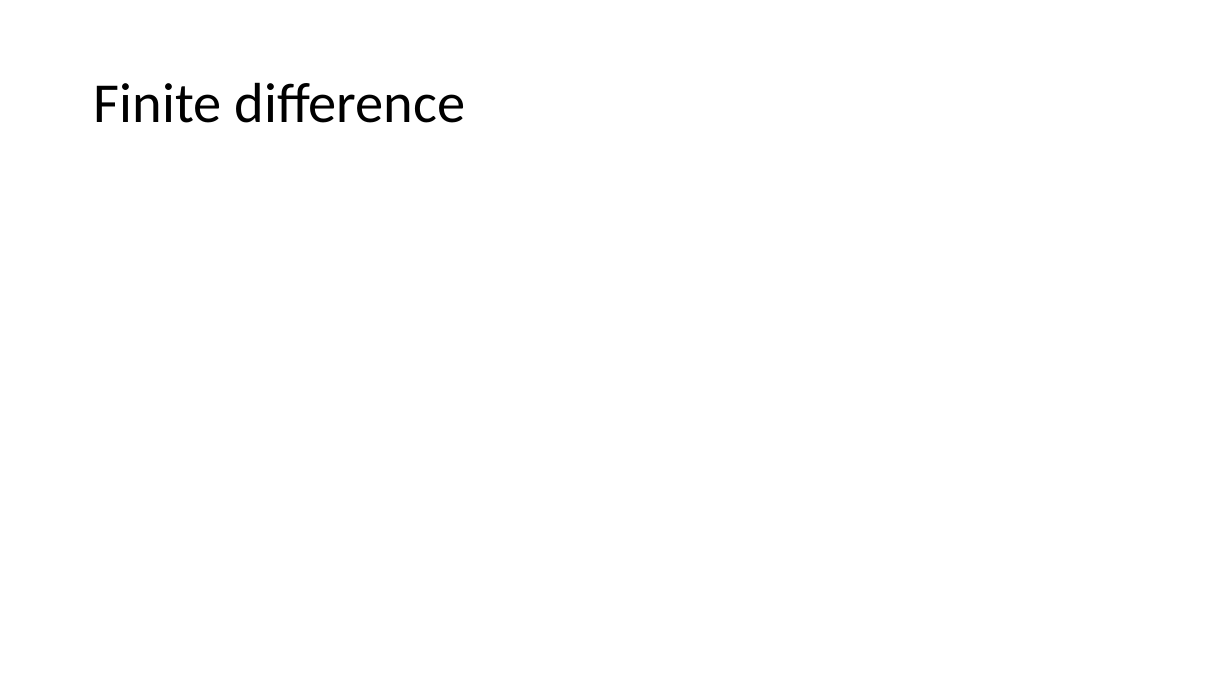
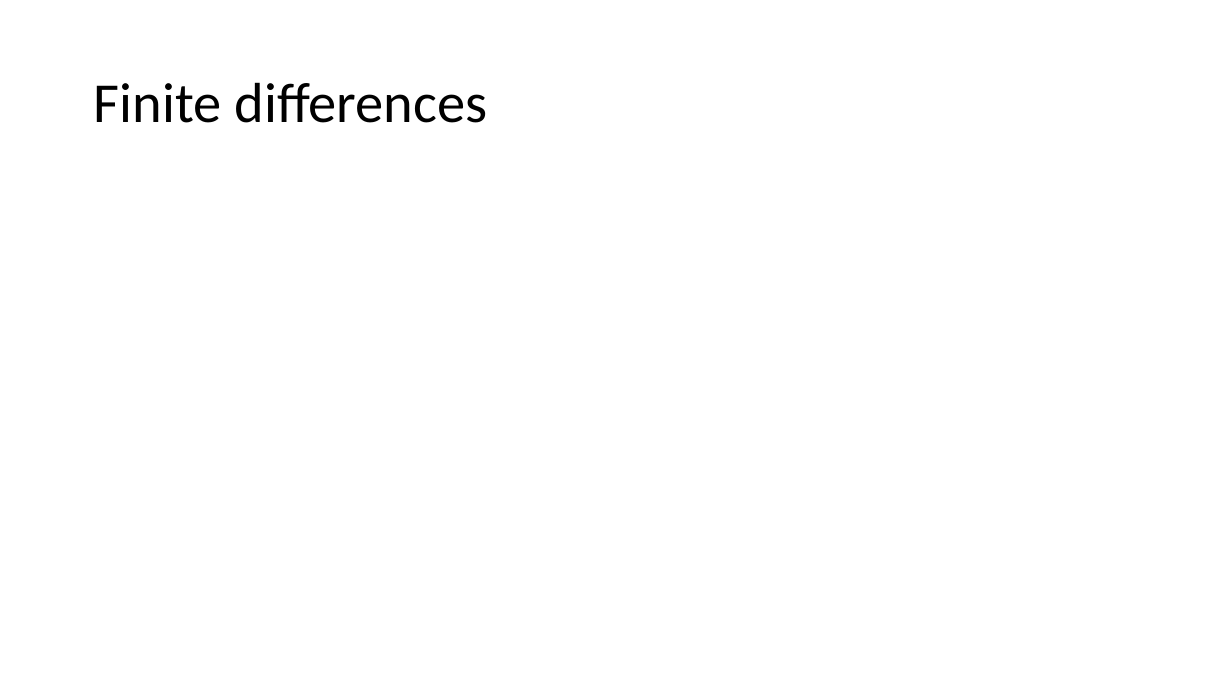
Before and after one commit to MICS-Lab/DeepLearningCourse, a slide deck: slide 7 of Slides_2.pptx. Drawn at 1232x693 pixels with LibreOffice and Linux fonts; fonts in the diff are those of the drawing; grey boxes stand for pictures. Boxes give left, top, right and bottom in pixels: in the first picture for what was removed or moved away, otherwise in the second. Text is boxed around its words. In the diff, an @@ line names an element or a change of style, - is before the commit and + after.

```diff
--- a/Slides_2.pptx
+++ b/Slides_2.pptx
@@ title at [94, 82, 487, 123]: text changed @@
-Finite difference
+Finite differences
```
Also in this commit, not shown: 3 slides added.
